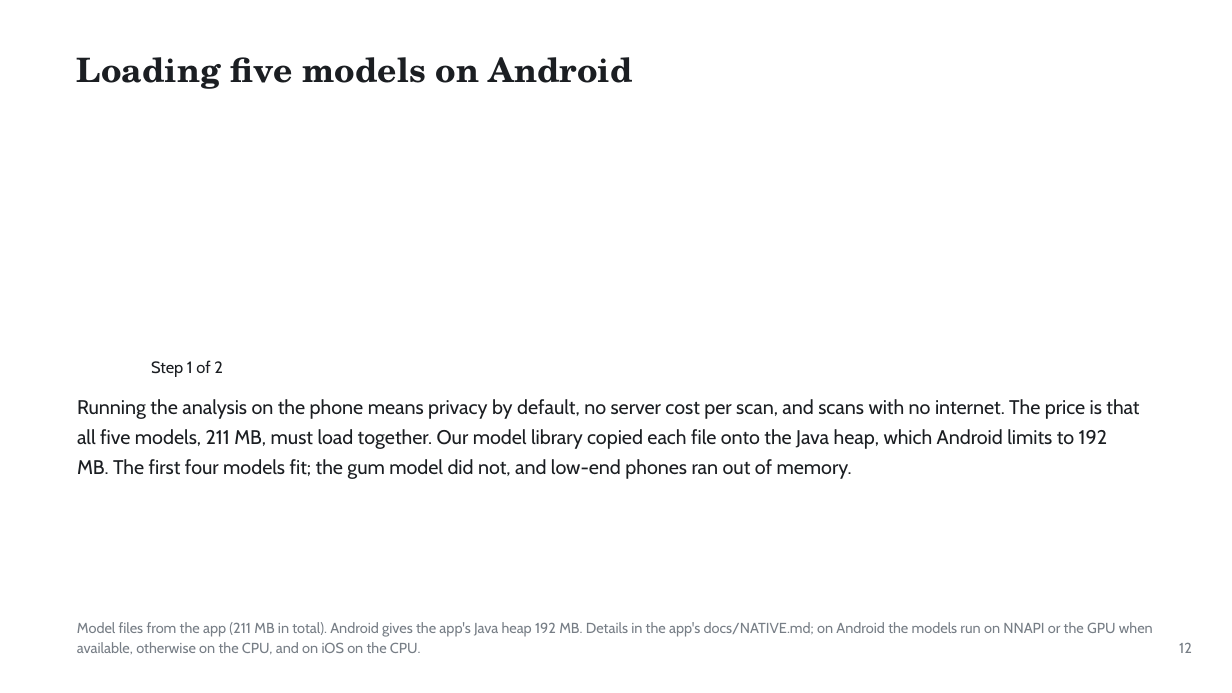
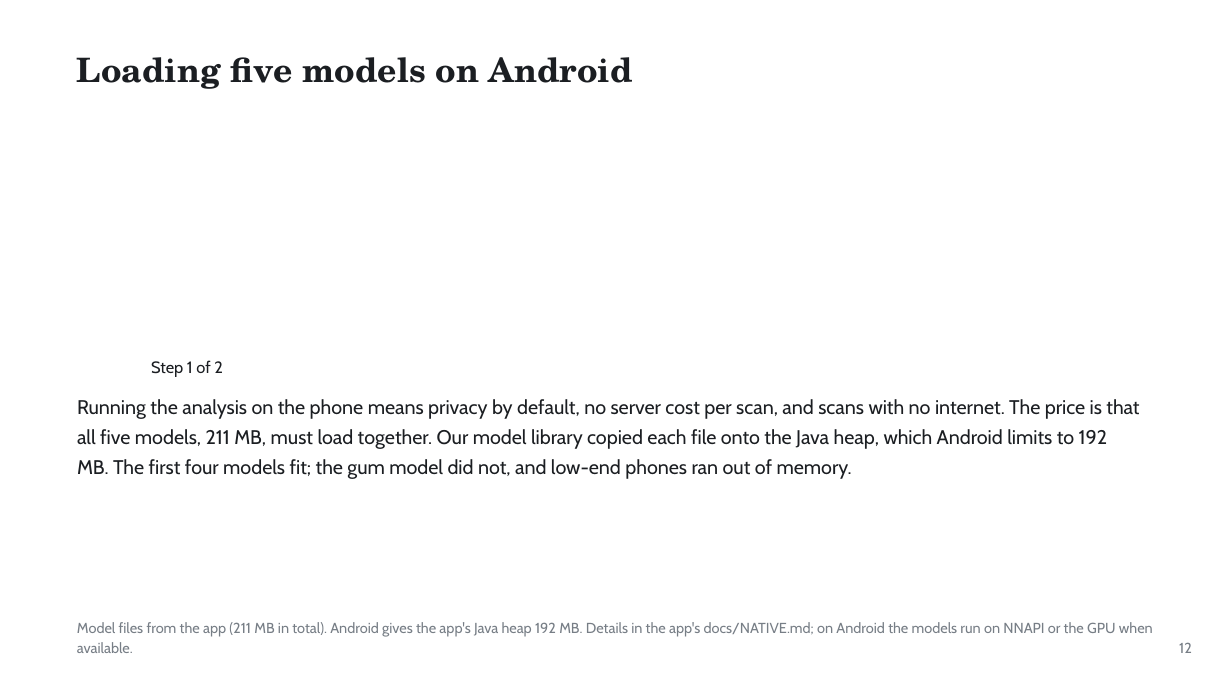
Before and after one commit to ertugrul-senturk/interactive-slides, a slide deck: slide 21 of public/decks/2026-11-smart-teeth.pptx. Drawn at 1232x693 pixels with LibreOffice and Linux fonts; fonts in the diff are those of the drawing; background and template pictures are left out. Boxes give left, top, right and bottom in pixels: in the first picture for what was removed or moved away, otherwise in the second. Text is boxed around its words. In the diff, an @@ line names an element or a change of style, - is before the commit and + after.

```diff
--- a/public/decks/2026-11-smart-teeth.pptx
+++ b/public/decks/2026-11-smart-teeth.pptx
@@ text at [77,622,1153,653]: text changed @@
-Model files from the app (211 MB in total). Android gives the app's Java heap 192 MB. Details in the app's docs/NATIVE.md; on Android the models run on NNAPI or the GPU when
-available, otherwise on the CPU, and on iOS on the CPU.
+Model files from the app (211 MB in total). Android gives the app's Java heap 192 MB. Details in the app's docs/NATIVE.md; on Android the models run on NNAPI or the GPU when
+available.
```
Also in this commit, not shown: 3 other slides changed, 1 slide added, 1 slide removed, 6 other files.
